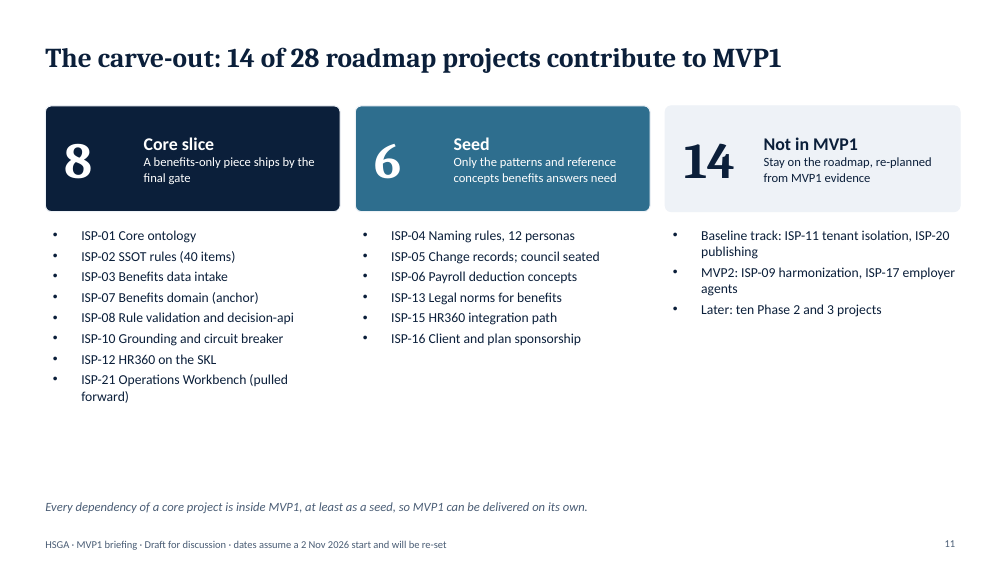
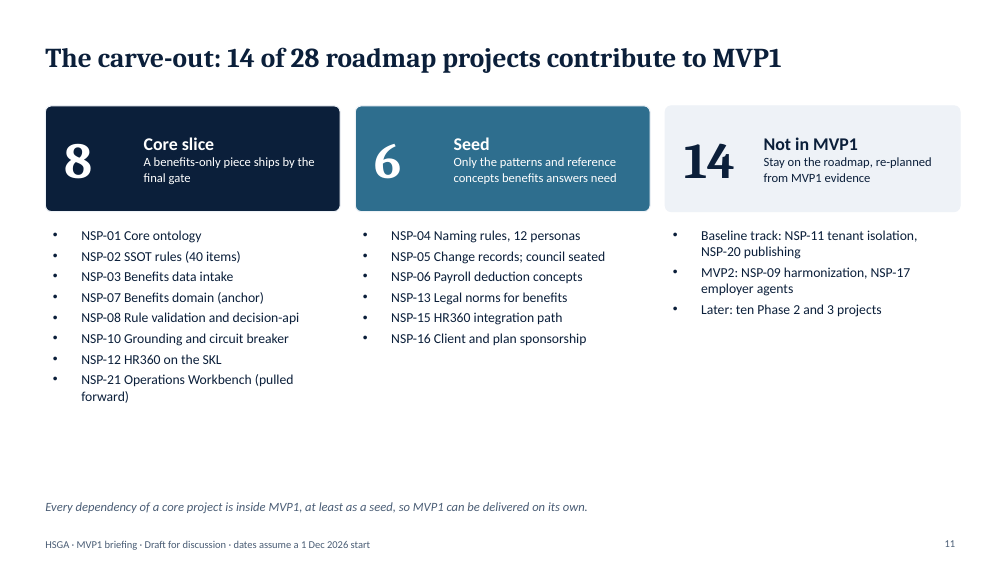
Before and after one commit to jeffw5/Knowledge-Engineering, a slide deck: slide 11 of KE Roadmap/MVP1/HSGA_MVP1_Briefing.pptx. Drawn at 1008x567 pixels with LibreOffice and Linux fonts; fonts in the diff are those of the drawing. Boxes give left, top, right and bottom in pixels: in the first picture for what was removed or moved away, otherwise in the second. Text is boxed around its words. In the diff, an @@ line names an element or a change of style, - is before the commit and + after.

```diff
--- a/KE Roadmap/MVP1/HSGA_MVP1_Briefing.pptx
+++ b/KE Roadmap/MVP1/HSGA_MVP1_Briefing.pptx
@@ text at box(81, 230, 300, 403): text changed @@
-• ISP-01 Core ontology
-• ISP-02 SSOT rules (40 items)
-• ISP-03 Benefits data intake
-• ISP-07 Benefits domain (anchor)
-• ISP-08 Rule validation and decision-api
-• ISP-10 Grounding and circuit breaker
-• ISP-12 HR360 on the SKL
-• ISP-21 Operations Workbench (pulled forward)
+• NSP-01 Core ontology
+• NSP-02 SSOT rules (40 items)
+• NSP-03 Benefits data intake
+• NSP-07 Benefits domain (anchor)
+• NSP-08 Rule validation and decision-api
+• NSP-10 Grounding and circuit breaker
+• NSP-12 HR360 on the SKL
+• NSP-21 Operations Workbench (pulled forward)
@@ text at box(391, 230, 605, 346): text changed @@
-• ISP-04 Naming rules, 12 personas
-• ISP-05 Change records; council seated
-• ISP-06 Payroll deduction concepts
-• ISP-13 Legal norms for benefits
-• ISP-15 HR360 integration path
-• ISP-16 Client and plan sponsorship
+• NSP-04 Naming rules, 12 personas
+• NSP-05 Change records; council seated
+• NSP-06 Payroll deduction concepts
+• NSP-13 Legal norms for benefits
+• NSP-15 HR360 integration path
+• NSP-16 Client and plan sponsorship
@@ text at box(701, 230, 917, 296): text changed @@
-• Baseline track: ISP-11 tenant isolation, ISP-20 publishing
-• MVP2: ISP-09 harmonization, ISP-17 employer agents
+• Baseline track: NSP-11 tenant isolation, NSP-20 publishing
+• MVP2: NSP-09 harmonization, NSP-17 employer agents
@@ text at box(45, 540, 370, 550): text changed @@
-HSGA · MVP1 briefing · Draft for discussion · dates assume a 2 Nov 2026 start and will be re-set
+HSGA · MVP1 briefing · Draft for discussion · dates assume a 1 Dec 2026 start
```
Also in this commit, not shown: 17 other slides changed, 17 other files.
